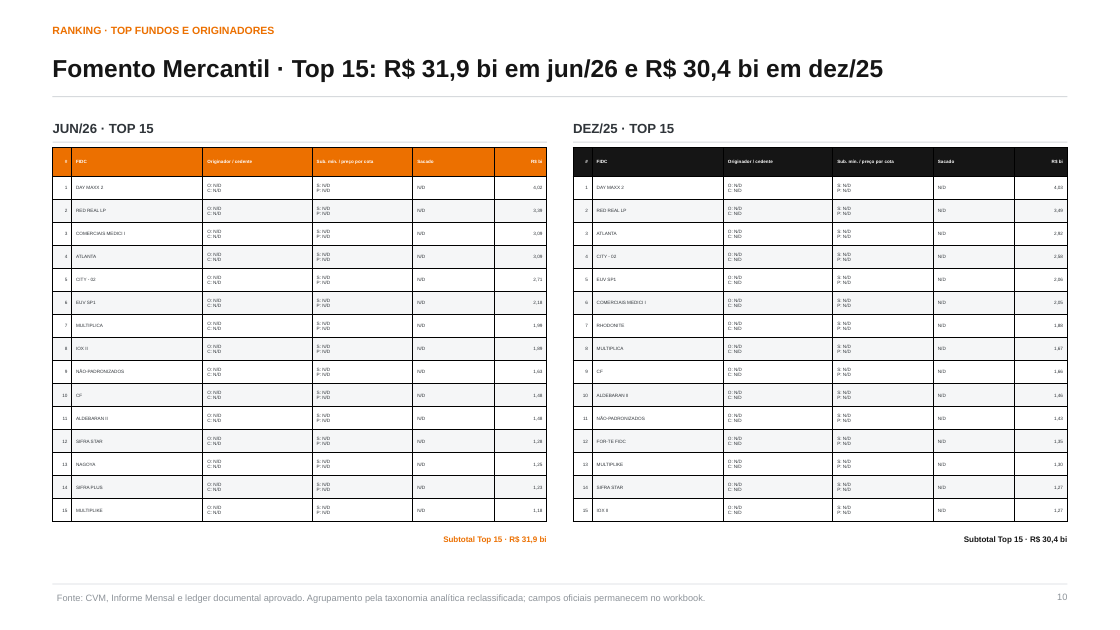
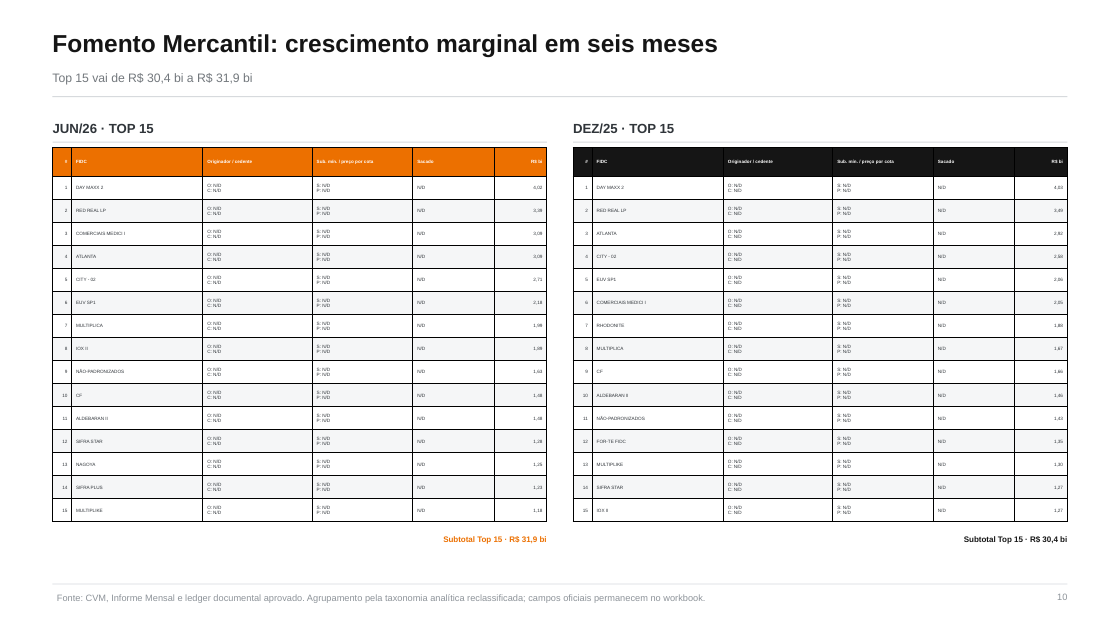
Before and after one commit to abalroar/fidc, a slide deck: slide 10 of data/industry_study/generated_revision/industry_executive_revised.pptx. Drawn at 1120x630 pixels with LibreOffice and Linux fonts; fonts in the diff are those of the drawing. Boxes give left, top, right and bottom in pixels: in the first picture for what was removed or moved away, otherwise in the second. Text is boxed around its words. In the diff, an @@ line names an element or a change of style, - is before the commit and + after.

```diff
--- a/data/industry_study/generated_revision/industry_executive_revised.pptx
+++ b/data/industry_study/generated_revision/industry_executive_revised.pptx
@@ text "Fomento Mercantil: crescimento marginal em ..." at [52,34,718,57]: vertical alignment top to middle @@
@@ text at [52,34,718,57]: text changed; size 9 to 21 pt; text colour #EC7000 to #151515 @@
-RANKING · TOP FUNDOS E ORIGINADORES
+Fomento Mercantil: crescimento marginal em seis meses
@@ text at [52,73,252,85]: text changed; size 21 to 10.5 pt; text colour #151515 to #73787D; bold off @@
-Fomento Mercantil · Top 15: R$ 31,9 bi em jun/26 e R$ 30,4 bi em dez/25
+Top 15 vai de R$ 30,4 bi a R$ 31,9 bi
```
Also in this commit, not shown: 16 other slides changed, 17 other files.
